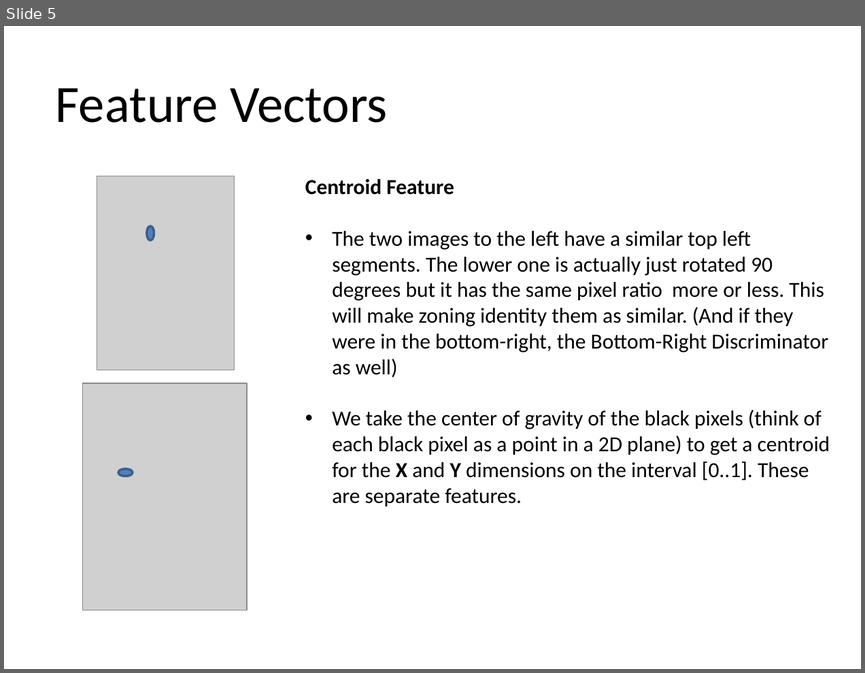
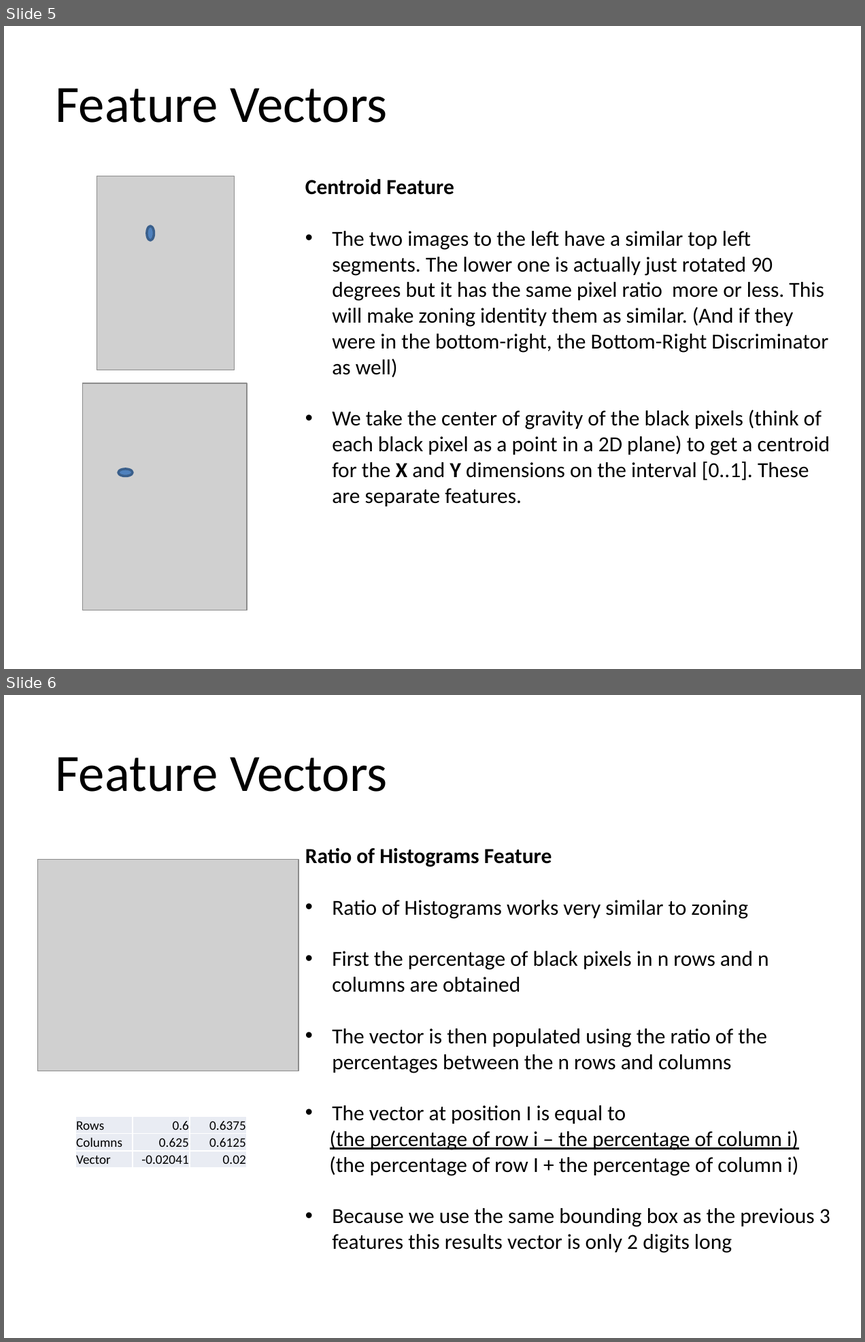
Before and after one commit to hilts-vaughan/cp467, a slide deck: Mean Vector Clustering w.pptx. Shown one above the other, each under a label of ours: slide 5 before the commit, slides 5 and 6 after it. The pictures are 865x673 and 865x1342 pixels, drawn with LibreOffice and Linux fonts; fonts in the diff are those of the drawing; grey boxes stand for pictures. Boxes give left, top, right and bottom in pixels: in the first picture for what was removed or moved away, otherwise in the second. Text is boxed around its words. In the diff, an @@ line names an element or a change of style, - is before the commit and + after.

Commit message:
Powerpoint histogram

```diff
--- a/Mean Vector Clustering w.pptx
+++ b/Mean Vector Clustering w.pptx
@@ slide 6 added at [4,695,861,1338], background #FFFFFF @@
@@ title added at [56,757,388,792], 44 pt, text #000000 @@
+Feature Vectors
@@ text added at [305,848,830,1253], 18 pt, text #000000 @@
+Ratio of Histograms Feature
+• Ratio of Histograms works very similar to zoning
+• First the percentage of black pixels in n rows and n columns are obtained
+• The vector is then populated using the ratio of the percentages between the n rows and columns
+• The vector at position I is equal to
+(the percentage of row i – the percentage of column i)
+(the percentage of row I + the percentage of column i)
+• Because we use the same bounding box as the previous 3 features this results vector is only 2 digits long
@@ picture added at [37,860,298,1071] @@
@@ table added at [75,1117,247,1168], 3 rows, 3 columns @@
+Rows | 0.6 | 0.6375
+Columns | 0.625 | 0.6125
+Vector | -0.02041 | 0.02
```
Also in this commit, not shown: 2 slides changed, 1 slide removed.
